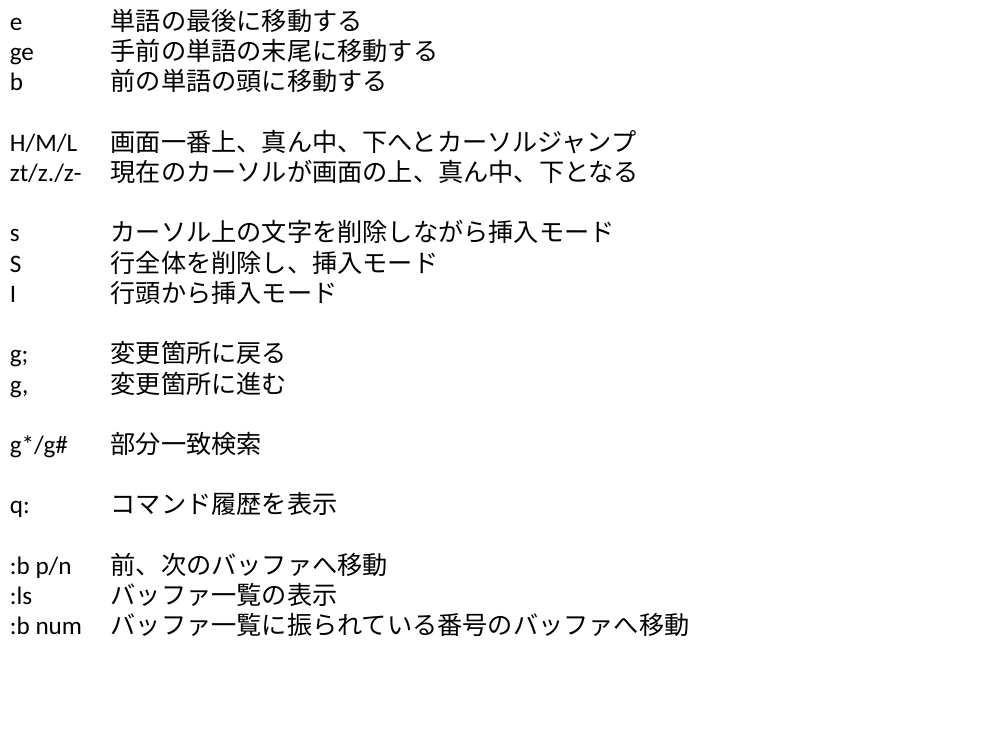
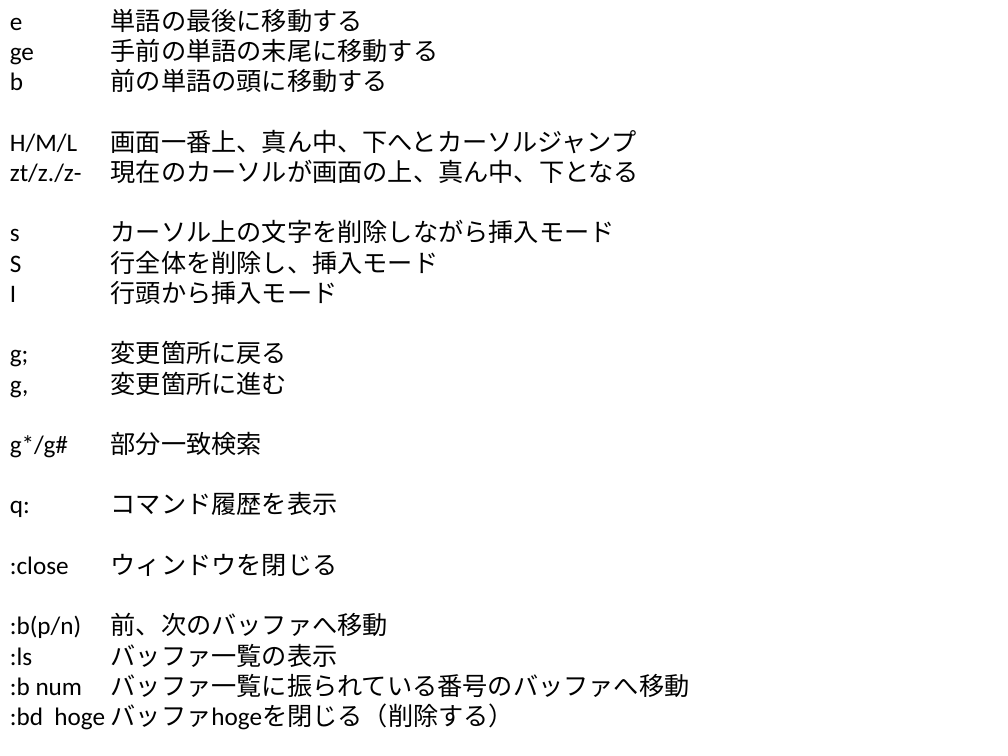
Before and after one commit to Halksel/vim, a slide deck: slide 1 of チートシート.pptx. Drawn at 1008x756 pixels with LibreOffice and Linux fonts; fonts in the diff are those of the drawing. Boxes give left, top, right and bottom in pixels: in the first picture for what was removed or moved away, otherwise in the second. Text is boxed around its words. In the diff, an @@ line names an element or a change of style, - is before the commit and + after.

Commit message:
sheat fixed

```diff
--- a/チートシート.pptx
+++ b/チートシート.pptx
@@ text at <box>10,553,388,638</box>: text changed @@
-:b p/n 前、次のバッファへ移動
+:close ウィンドウを閉じる
+:b(p/n) 前、次のバッファへ移動
@@ text at <box>10,703,515,730</box>: paragraph added @@
+:bd hoge バッファhogeを閉じる（削除する）
```
